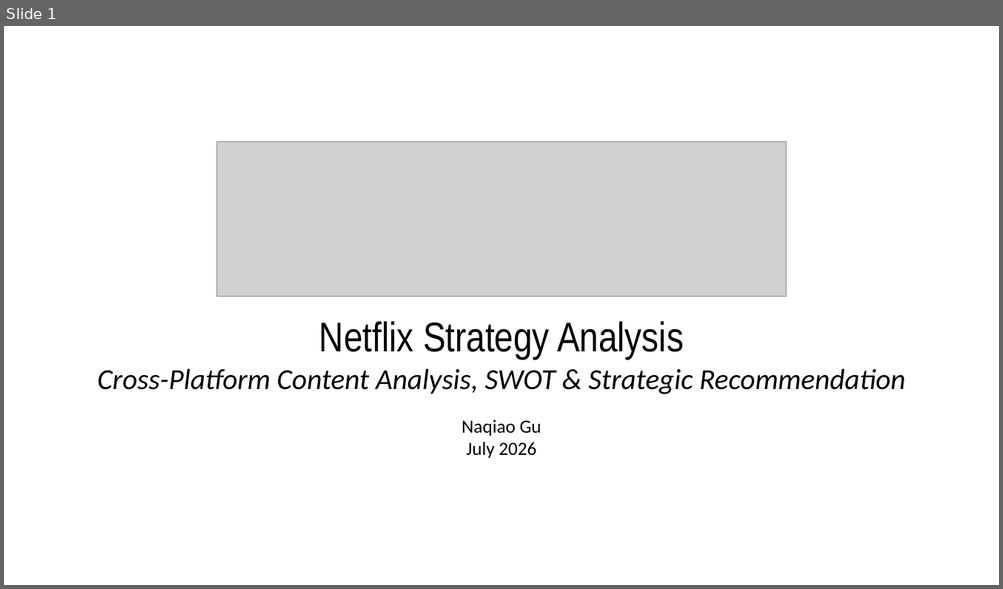
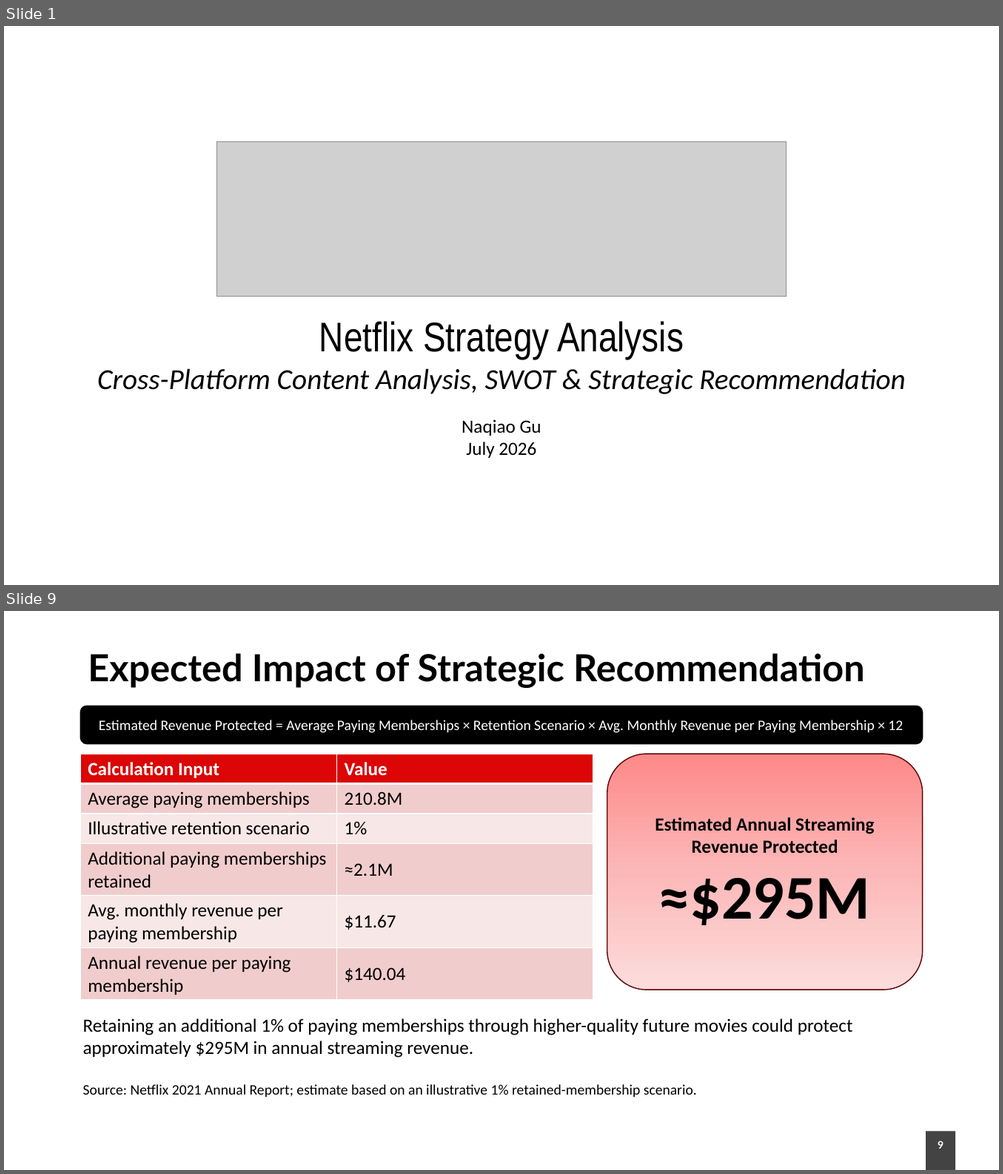
Before and after one commit to irgengu-ai/streaming-bi-svod, a slide deck: presentation/Netflix_Strategy_Analysis.pptx. Shown one above the other, each under a label of ours: slide 1 before the commit, slides 1 and 9 after it; the slides between them are not shown. The pictures are 1003x589 and 1003x1174 pixels, drawn with LibreOffice and Linux fonts; fonts in the diff are those of the drawing; grey boxes stand for pictures; background and template pictures are left out. Boxes give left, top, right and bottom in pixels: in the first picture for what was removed or moved away, otherwise in the second. Text is boxed around its words. In the diff, an @@ line names an element or a change of style, - is before the commit and + after.

```diff
--- a/presentation/Netflix_Strategy_Analysis.pptx
+++ b/presentation/Netflix_Strategy_Analysis.pptx
@@ slide 9 added at [4,611,999,1170], background picture (left out) @@
@@ title added at [88,653,865,688], 36 pt, text #000000, bold @@
+Expected Impact of Strategic Recommendation
@@ rounded rectangle added at [80,706,922,743], fill #000000, outline #000000 1 pt, 14 pt, text #FFFFFF @@
+Estimated Revenue Protected = Average Paying Memberships × Retention Scenario × Avg. Monthly Revenue per Paying Membership × 12
@@ table added at [80,755,594,1000], 6 rows, 2 columns @@
+Calculation Input | Value
+Average paying memberships | 210.8M
+Illustrative retention scenario | 1%
+Additional paying memberships retained | ≈2.1M
+Avg. monthly revenue per paying membership | $11.67
+Annual revenue per paying membership | $140.04
@@ rounded rectangle added at [607,755,922,990], fill gradient #FE8A8A to #FDB9B9 to #FDDDDD, outline #600302 1 pt, 18 pt, text #000000, bold @@
+Estimated Annual Streaming Revenue Protected
+≈$295M
@@ text added at [83,1019,853,1097], 18 pt, text #000000 @@
+Retaining an additional 1% of paying memberships through higher-quality future movies could protect approximately $295M in annual streaming revenue.
+Source: Netflix 2021 Annual Report; estimate based on an illustrative 1% retained-membership scenario.
@@ rectangle added at [925,1132,956,1170], fill #424342 @@
@@ page number added at [937,1142,943,1149], 10 pt, text #FFFFFF, bold @@
+9
```
Also in this commit, not shown: 6 slides changed, 1 other slide added, 1 slide removed.
